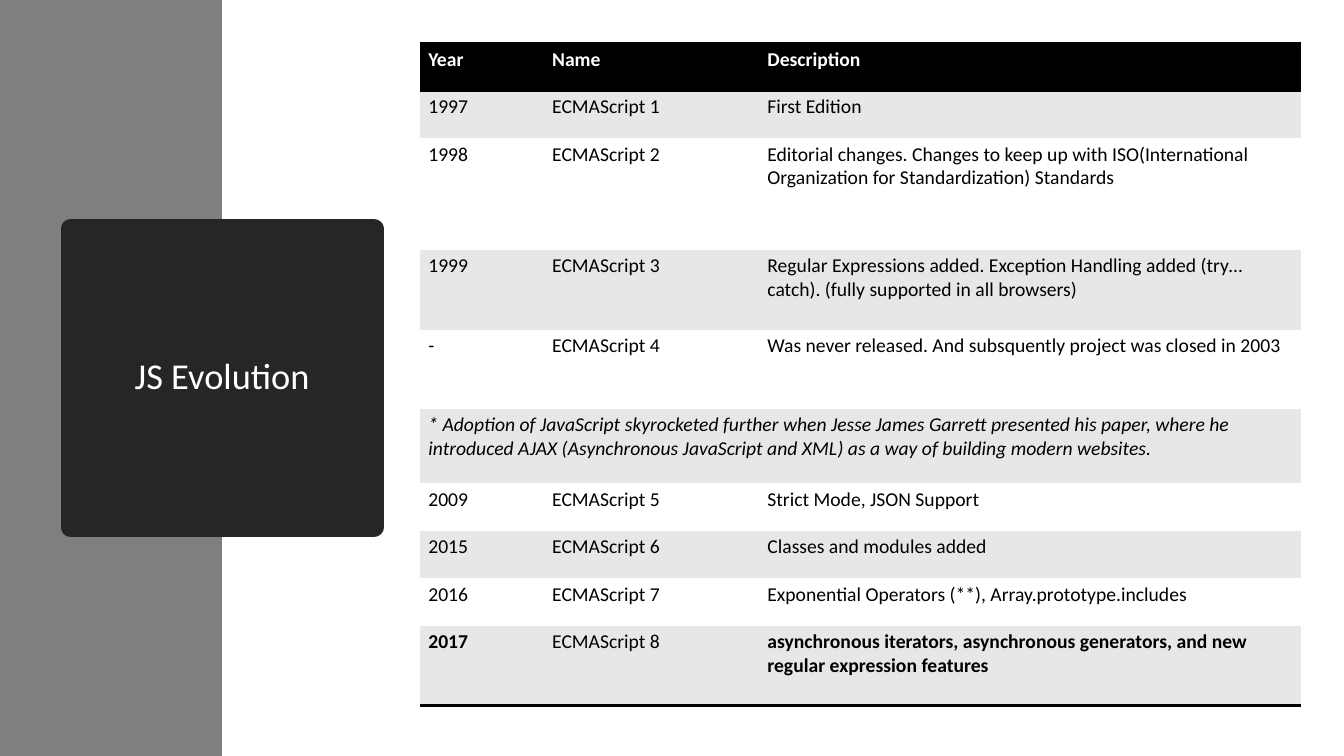
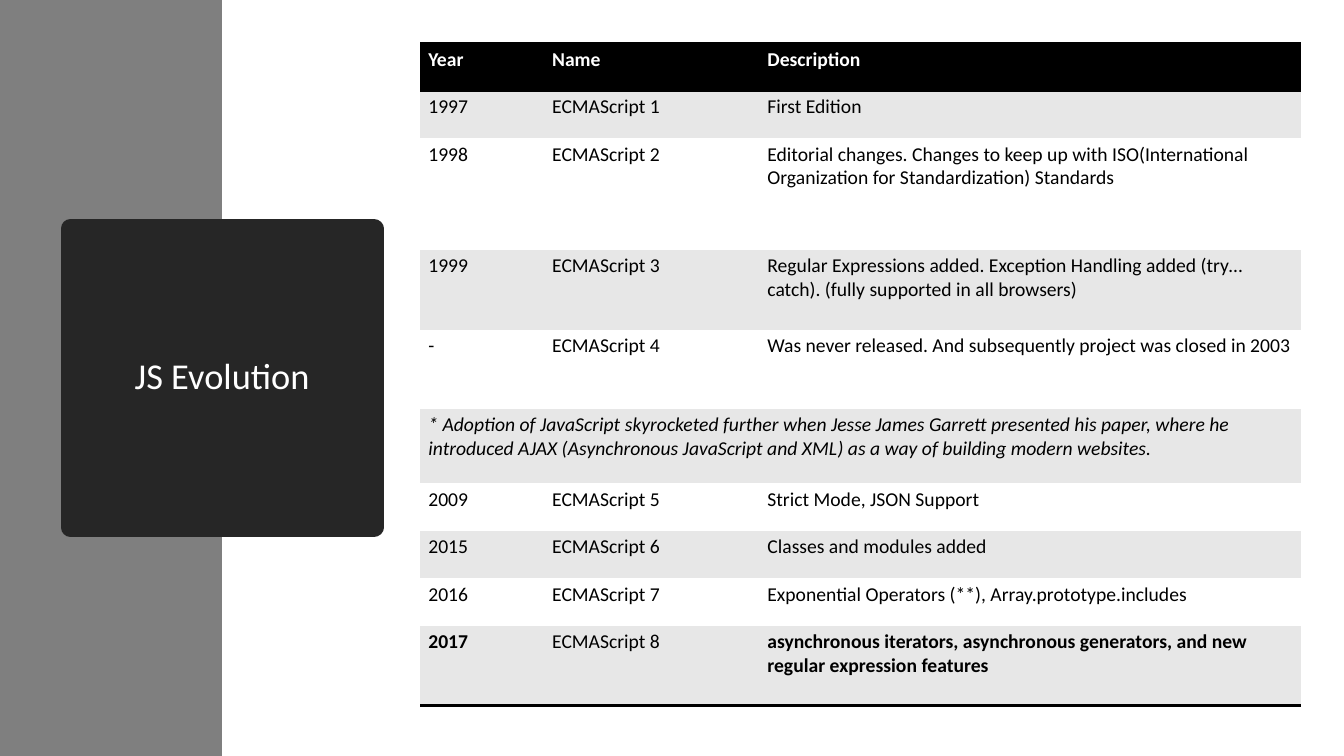
Before and after one commit to ved740/modern-js-session, a slide deck: slide 4 of Modern JavaScript.pptx. Drawn at 1344x756 pixels with LibreOffice and Linux fonts; fonts in the diff are those of the drawing. Boxes give left, top, right and bottom in pixels: in the first picture for what was removed or moved away, otherwise in the second. Text is boxed around its words. In the diff, an @@ line names an element or a change of style, - is before the commit and + after.

```diff
--- a/Modern JavaScript.pptx
+++ b/Modern JavaScript.pptx
@@ table at (x1=420, y1=43, x2=1302, y2=706) @@
-row 5, column 3: Was never released. And subsquently project was closed in 2003
+row 5, column 3: Was never released. And subsequently project was closed in 2003
```
Also in this commit, not shown: 3 other slides changed, 2 slides added, 5 other files.
